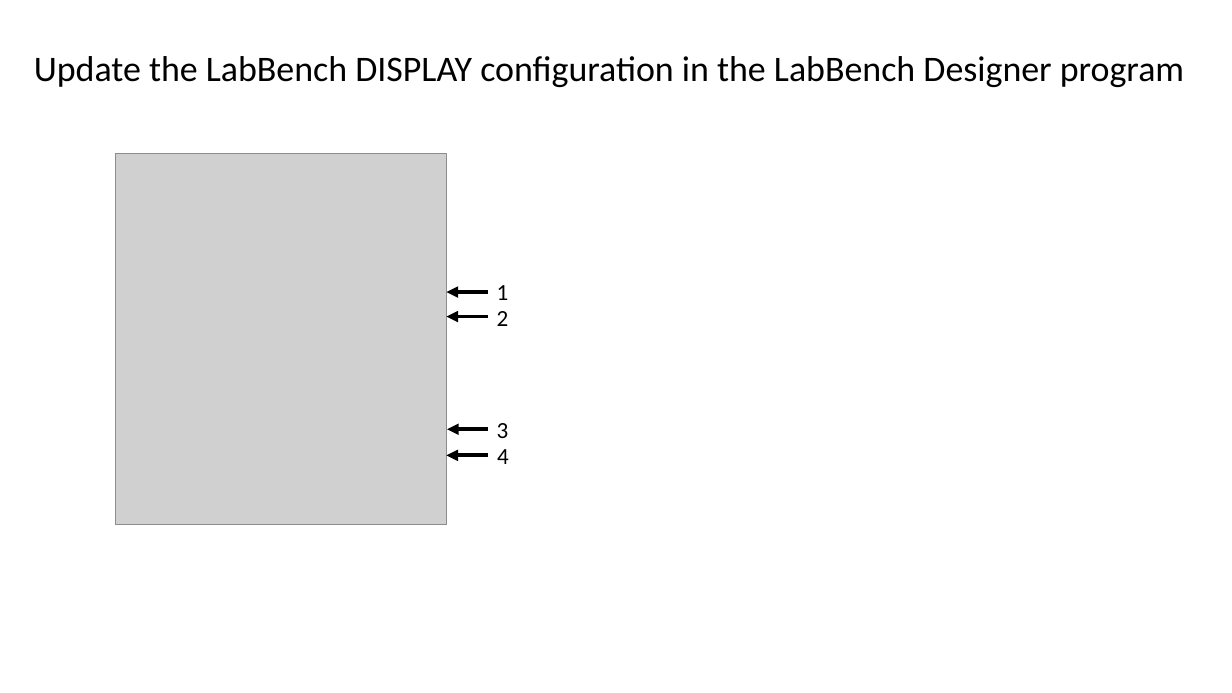
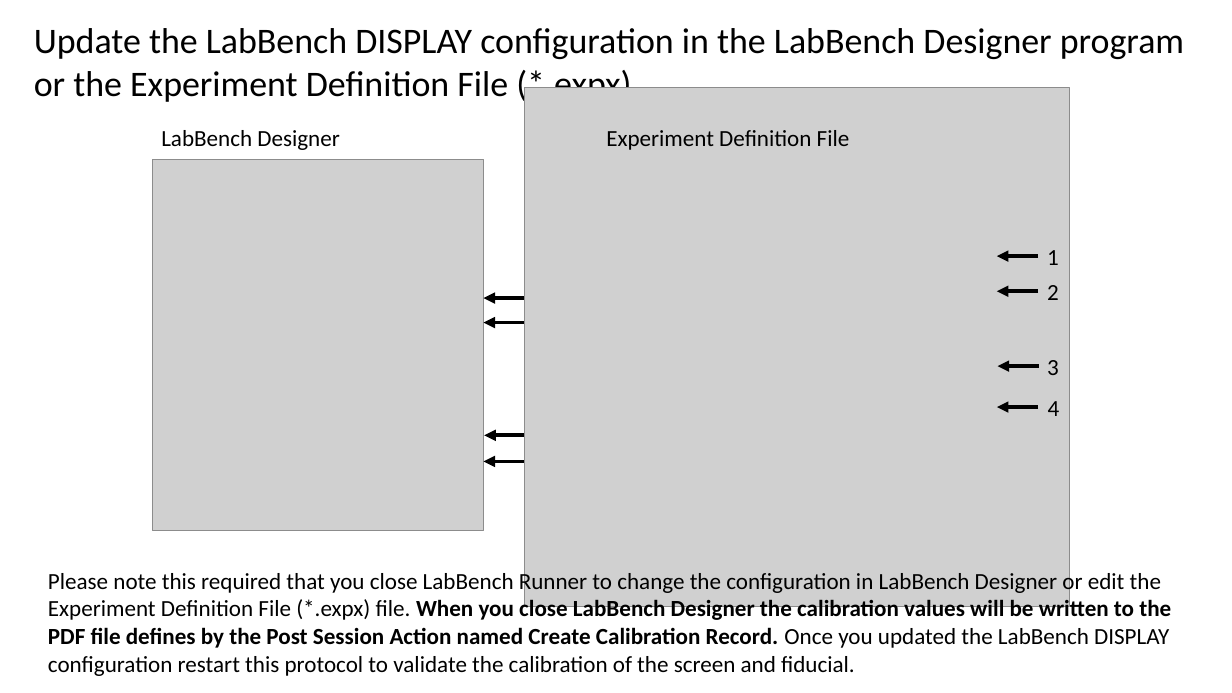
Before and after one commit to LabBench-Society/Protocols, a slide deck: slide 4 of scCalibration/Images.pptx. Drawn at 1232x693 pixels with LibreOffice and Linux fonts; fonts in the diff are those of the drawing; grey boxes stand for pictures. Boxes give left, top, right and bottom in pixels: in the first picture for what was removed or moved away, otherwise in the second. Text is boxed around its words. In the diff, an @@ line names an element or a change of style, - is before the commit and + after.

```diff
--- a/scCalibration/Images.pptx
+++ b/scCalibration/Images.pptx
@@ text at (34, 28, 1184, 105): text changed @@
-Update the LabBench DISPLAY configuration in the LabBench Designer program
+Update the LabBench DISPLAY configuration in the LabBench Designer program or the Experiment Definition File (*.expx)
@@ text added at (161, 130, 339, 150), 18 pt, text #000000 @@
+LabBench Designer
@@ text added at (606, 130, 850, 150), 18 pt, text #000000 @@
+Experiment Definition File
@@ text "1": place and size @@
-text "1" at (497, 285, 509, 300)
+text "1" at (1047, 250, 1059, 265)
@@ text "2": place and size @@
-text "2" at (497, 311, 509, 326)
+text "2" at (1047, 285, 1059, 300)
@@ text "3": place and size @@
-text "3" at (497, 423, 509, 438)
+text "3" at (1047, 360, 1059, 375)
@@ text "4": place and size @@
-text "4" at (497, 449, 509, 464)
+text "4" at (1048, 401, 1060, 416)
@@ group added at (525, 88, 1069, 607): 4 arrows, 1 picture @@
@@ 4 arrows, 1 picture: place and size @@
-4 arrows, 1 picture at (116, 153, 488, 525)
+4 arrows, 1 picture at (152, 160, 526, 531)
@@ text added at (48, 569, 1171, 676), 18 pt, text #000000 @@
+Please note this required that you close LabBench Runner to change the configuration in LabBench Designer or edit the Experiment Definition File (*.expx) file. When you close LabBench Designer the calibration values will be written to the PDF file defines by the Post Session Action named Create Calibration Record. Once you updated the LabBench DISPLAY configuration restart this protocol to validate the calibration of the screen and fiducial.
```
Also in this commit, not shown: 1 other slide changed, 1 slide added, 1 other file.
